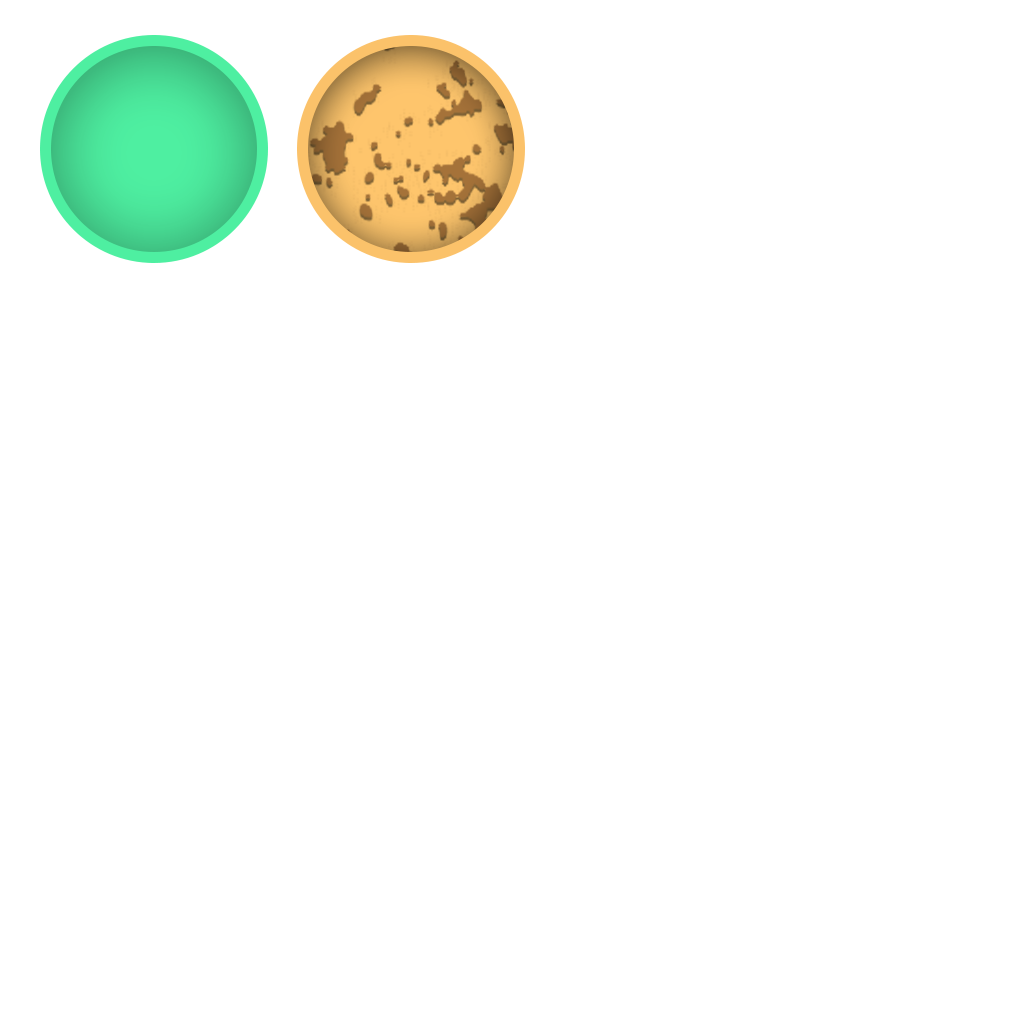
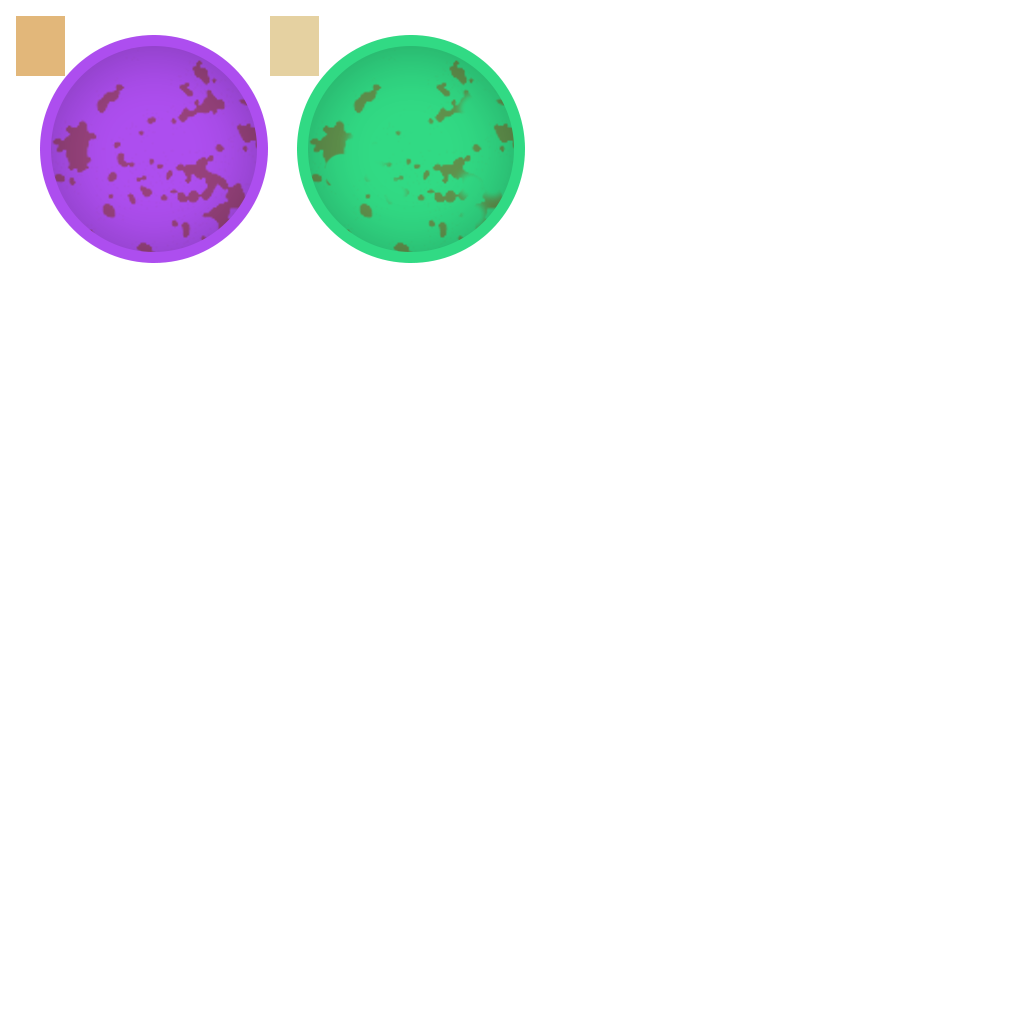
Layer changes from the first (1024, 1024) image to the second:
"dust" (1st of 2, in "1 copy"): opacity 50% → 47%, painted on it over [259, 43, 525, 263]
painted on "Ellipse 1" (1st of 4, in "1 copy") over [308, 46, 514, 252]
painted on "Ellipse 1" (2nd of 4, in "1 copy") over [297, 35, 525, 263]
added layer "Rectangle 1 copy" in group "1" over [270, 16, 319, 76]
added layer "Rectangle 1" in group "1" over [16, 16, 65, 76]
showed "dust" (2nd of 2, in "1"), opacity 100% → 50%, painted on it over [16, 43, 324, 263]
painted on "Ellipse 1" (3rd of 4, in "1") over [51, 46, 257, 252]
painted on "Ellipse 1" (4th of 4, in "1") over [40, 35, 268, 263]
